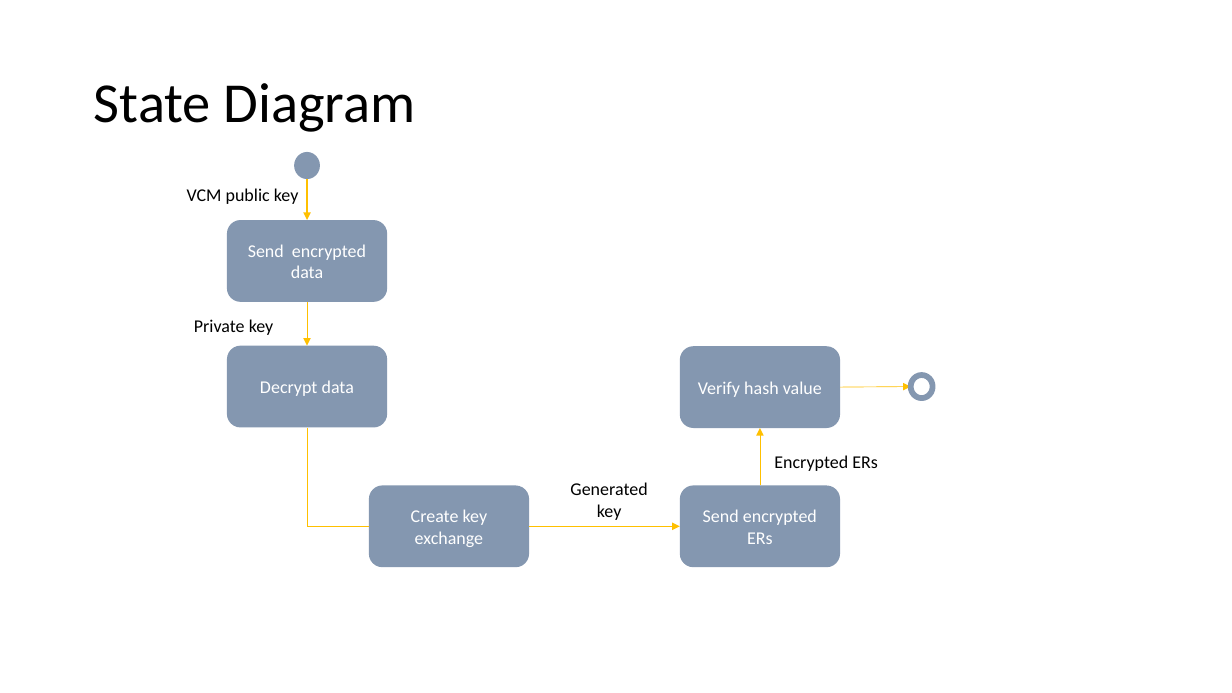
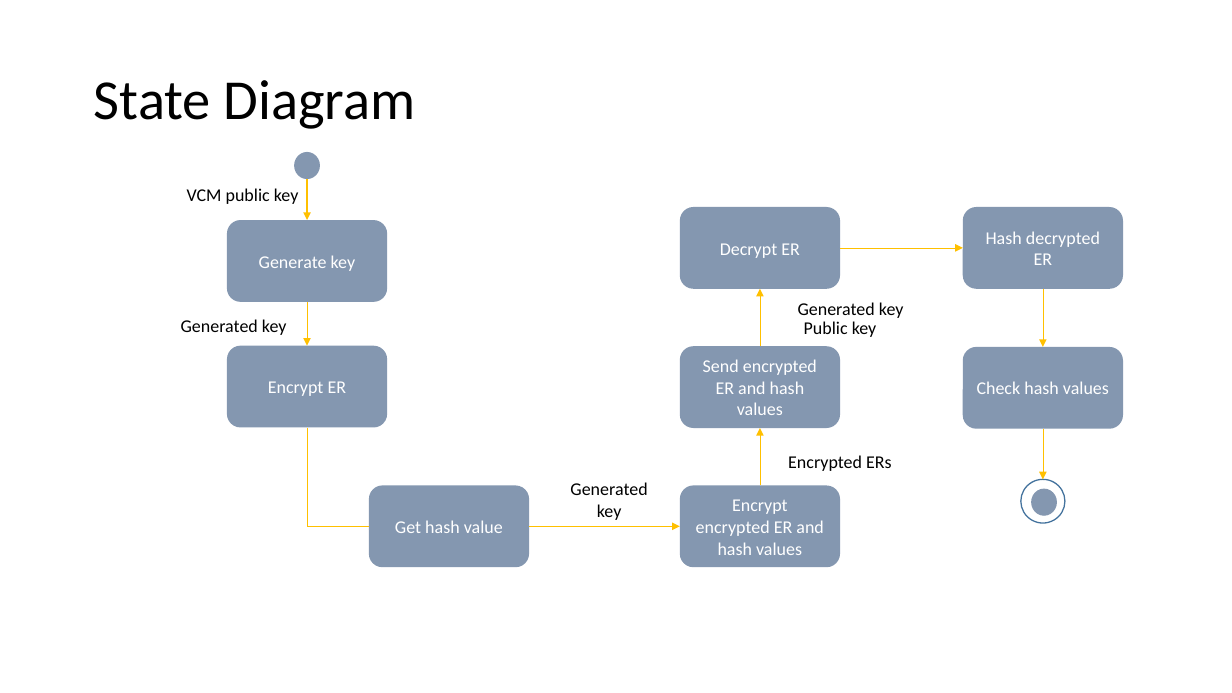
Before and after one commit to seans888/Project---Automate-Election, a slide deck: slide 8 of Documentation/Research Paper/AES diagrams.pptx. Drawn at 1232x693 pixels with LibreOffice and Linux fonts; fonts in the diff are those of the drawing. Boxes give left, top, right and bottom in pixels: in the first picture for what was removed or moved away, otherwise in the second. Text is boxed around its words. In the diff, an @@ line names an element or a change of style, - is before the commit and + after.

```diff
--- a/Documentation/Research Paper/AES diagrams.pptx
+++ b/Documentation/Research Paper/AES diagrams.pptx
@@ rounded rectangle added at (x1=680, y1=207, x2=840, y2=289), fill #8497B0, 14 pt, text #FFFFFF @@
+Decrypt ER
@@ rounded rectangle added at (x1=963, y1=207, x2=1123, y2=289), fill #8497B0, 14 pt, text #FFFFFF @@
+Hash decrypted ER
@@ text in rounded rectangle at (x1=259, y1=255, x2=356, y2=271): text changed @@
-Send encrypted data
+Generate key
@@ arrow added from (840, 248) to (963, 248), #FFC000 0.5 pt @@
@@ arrow added from (760, 347) to (760, 289), #FFC000 0.5 pt @@
@@ arrow added from (1043, 289) to (1043, 347), #FFC000 0.5 pt @@
@@ text at (x1=181, y1=319, x2=287, y2=335): text changed @@
-Private key
+Generated key
@@ text added at (x1=798, y1=302, x2=904, y2=318), 14 pt, text #000000 @@
+Generated key
@@ text added at (x1=804, y1=321, x2=877, y2=337), 14 pt, text #000000 @@
+Public key
@@ text in rounded rectangle at (x1=703, y1=359, x2=817, y2=415): text changed @@
-Verify hash value
+Send encrypted ER and hash values
@@ rounded rectangle added at (x1=963, y1=347, x2=1123, y2=429), fill #8497B0, 14 pt, text #FFFFFF @@
+Check hash values
@@ text in rounded rectangle at (x1=268, y1=381, x2=347, y2=396): text changed @@
-Decrypt data
+Encrypt ER
@@ arrow removed from (840, 387) to (911, 386) @@
@@ ellipse removed at (x1=911, y1=375, x2=933, y2=398) @@
@@ text "Encrypted ERs" moved from (x1=774, y1=455, x2=878, y2=471) to (x1=788, y1=455, x2=892, y2=471) @@
@@ arrow added from (1043, 429) to (1043, 480), #FFC000 0.5 pt @@
@@ text in rounded rectangle at (x1=696, y1=499, x2=823, y2=555): text changed @@
-Send encrypted ERs
+Encrypt encrypted ER and hash values
@@ ellipse added at (x1=1021, y1=480, x2=1066, y2=523), fill #FFFFFF, outline #43739E 1 pt @@
@@ ellipse added at (x1=1031, y1=489, x2=1057, y2=516), fill #8497B0 @@
@@ text in rounded rectangle at (x1=395, y1=520, x2=503, y2=533): text changed @@
-Create key exchange
+Get hash value
```
Also in this commit, not shown: 18 other slides changed, 8 slides added, 2 slides removed.
